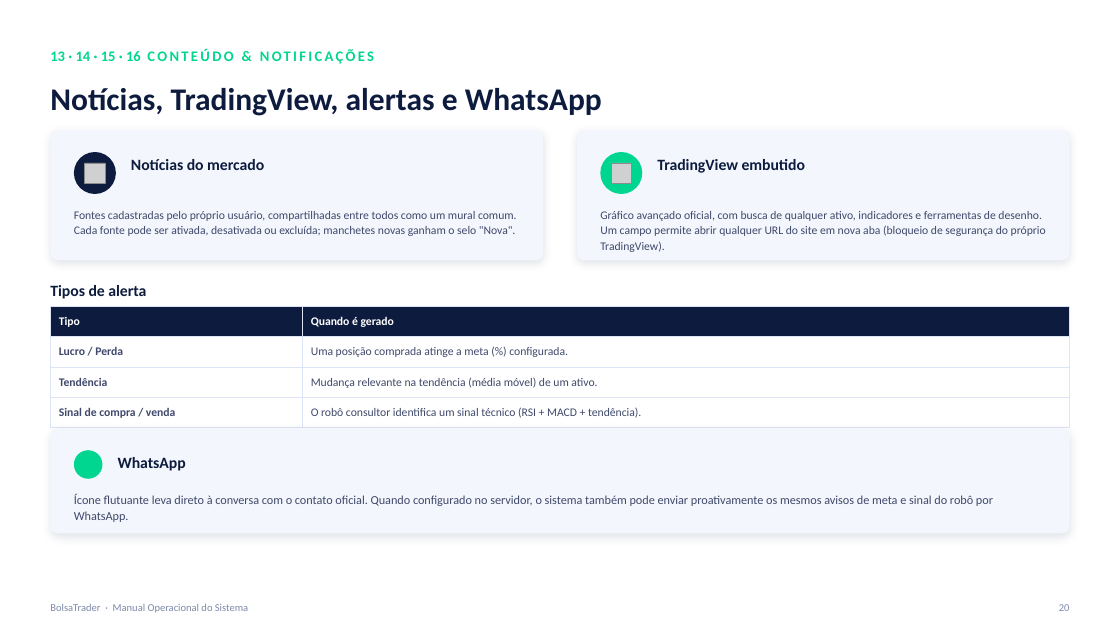
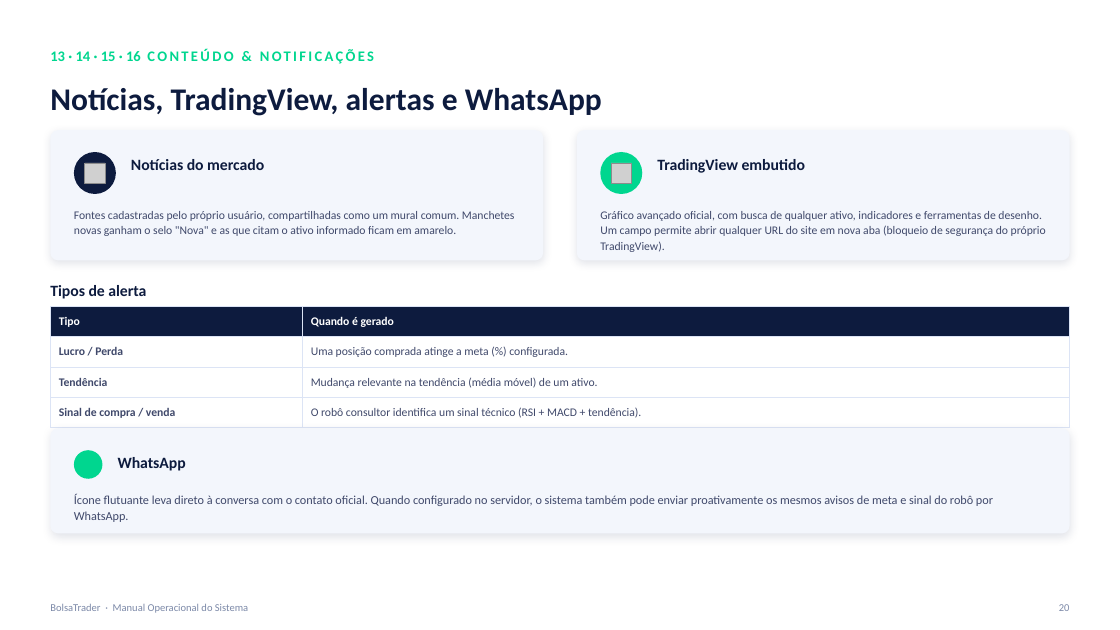
Before and after one commit to seculus-2023/-BolsaTrader, a slide deck: slide 20 of docs/BolsaTrader_Manual_Operacional.pptx. Drawn at 1120x630 pixels with LibreOffice and Linux fonts; fonts in the diff are those of the drawing; grey boxes stand for pictures; background and template pictures are left out. Boxes give left, top, right and bottom in pixels: in the first picture for what was removed or moved away, otherwise in the second. Text is boxed around its words. In the diff, an @@ line names an element or a change of style, - is before the commit and + after.

```diff
--- a/docs/BolsaTrader_Manual_Operacional.pptx
+++ b/docs/BolsaTrader_Manual_Operacional.pptx
@@ text at <box>74,211,514,236</box>: text changed @@
-Fontes cadastradas pelo próprio usuário, compartilhadas entre todos como um mural comum. Cada fonte pode ser ativada, desativada ou excluída; manchetes novas ganham o selo "Nova".
+Fontes cadastradas pelo próprio usuário, compartilhadas como um mural comum. Manchetes novas ganham o selo "Nova" e as que citam o ativo informado ficam em amarelo.
```
Also in this commit, not shown: 1 other slide changed, 2 other files.
